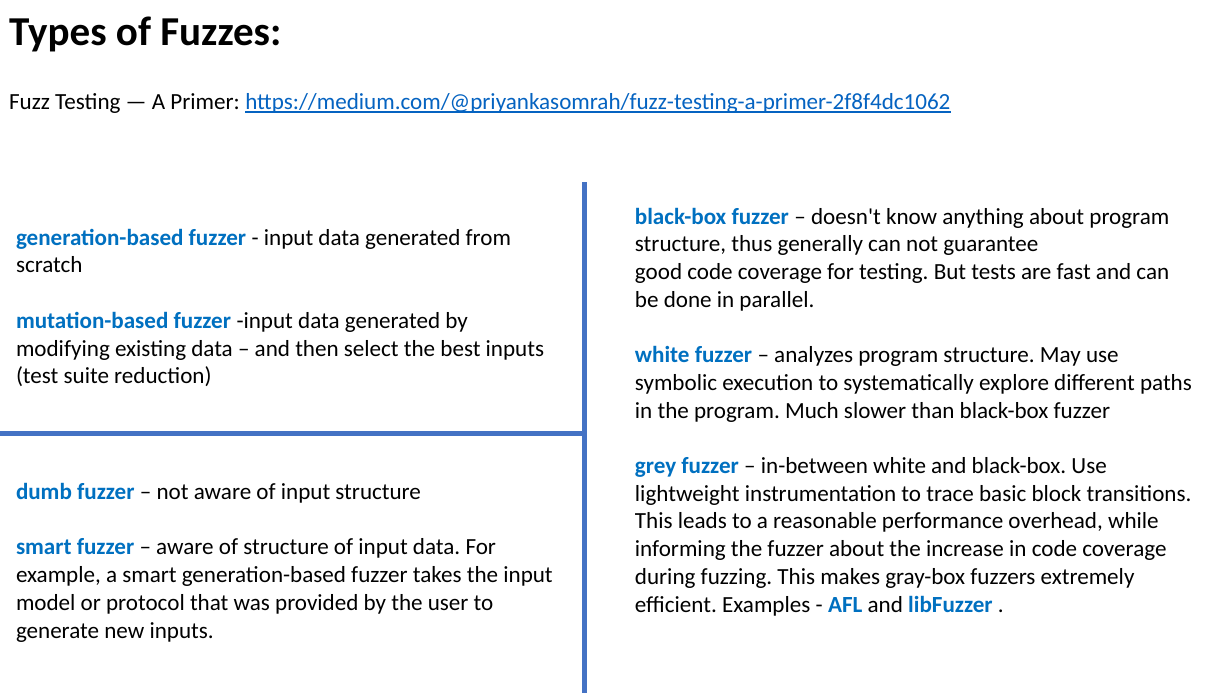
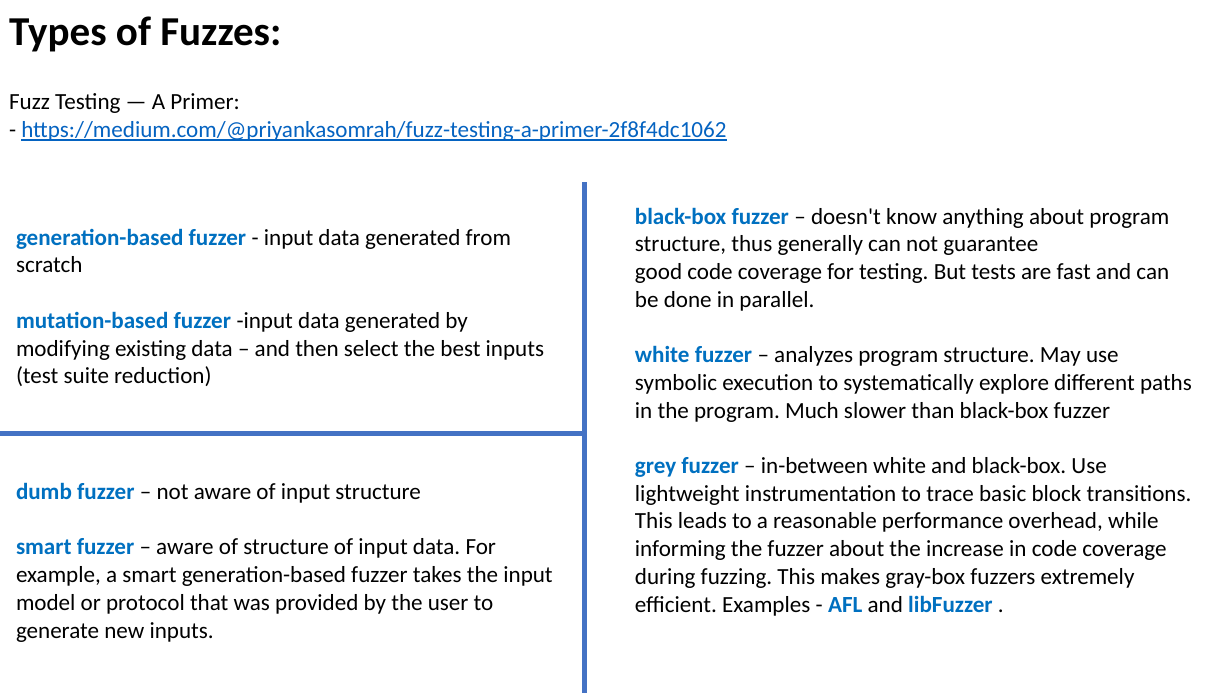
Before and after one commit to lselector/ml_ai_doc, a slide deck: slide 2 of fuzzing.pptx. Drawn at 1232x693 pixels with LibreOffice and Linux fonts; fonts in the diff are those of the drawing. Boxes give left, top, right and bottom in pixels: in the first picture for what was removed or moved away, otherwise in the second. Text is boxed around its words. In the diff, an @@ line names an element or a change of style, - is before the commit and + after.

```diff
--- a/fuzzing.pptx
+++ b/fuzzing.pptx
@@ text at [9,93,726,141]: text changed @@
-Fuzz Testing — A Primer: https://medium.com/@priyankasomrah/fuzz-testing-a-primer-2f8f4dc1062
+Fuzz Testing — A Primer:
+- https://medium.com/@priyankasomrah/fuzz-testing-a-primer-2f8f4dc1062
```
Also in this commit, not shown: 6 other slides changed.
